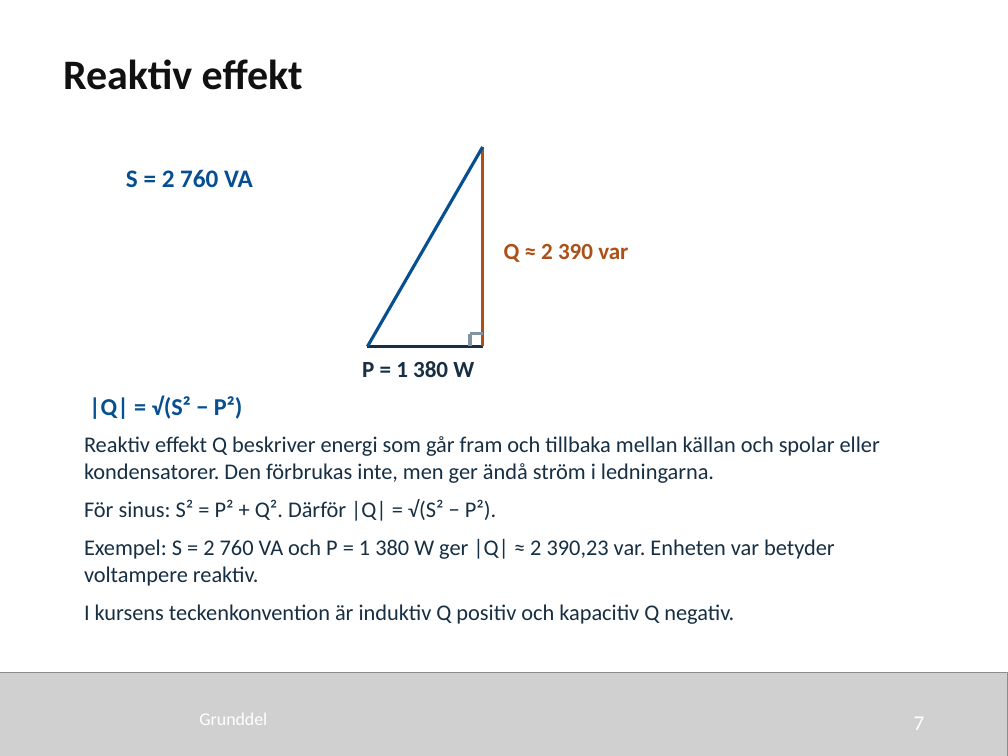
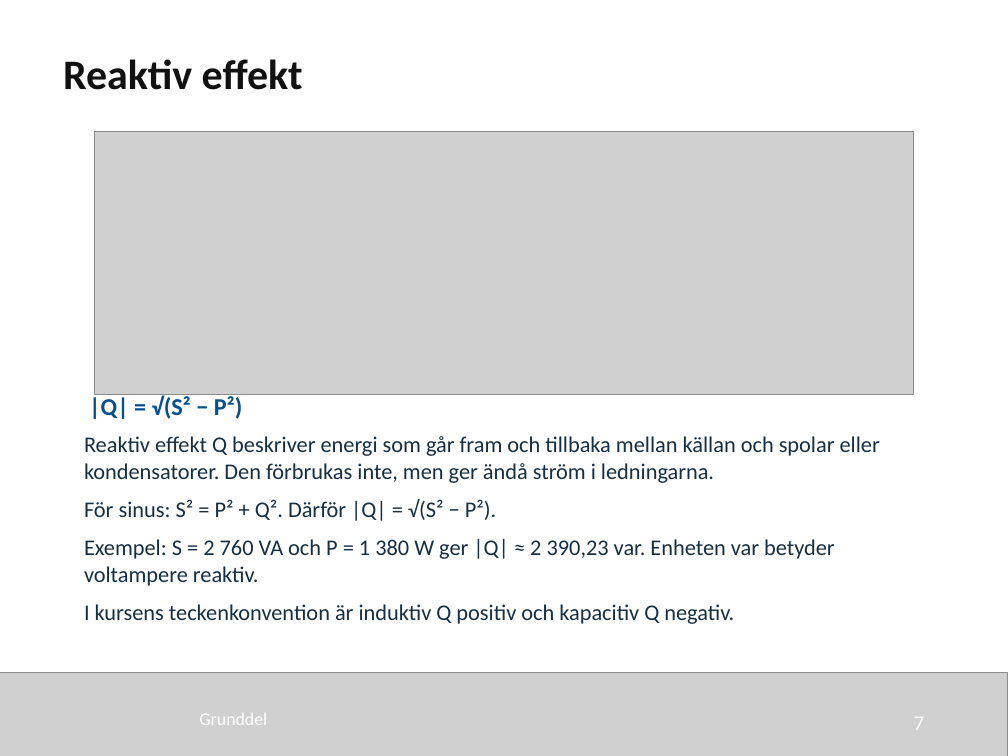
Before and after one commit to nj22az/nj22az.github.io, a slide deck: slide 7 of sjoskolan/vecka-40/aktuell/v40_03_Effekt_i_vaxelstromskretsar_elev.pptx. Drawn at 1008x756 pixels with LibreOffice and Linux fonts; fonts in the diff are those of the drawing; grey boxes stand for pictures. Boxes give left, top, right and bottom in pixels: in the first picture for what was removed or moved away, otherwise in the second. Text is boxed around its words. In the diff, an @@ line names an element or a change of style, - is before the commit and + after.

```diff
--- a/sjoskolan/vecka-40/aktuell/v40_03_Effekt_i_vaxelstromskretsar_elev.pptx
+++ b/sjoskolan/vecka-40/aktuell/v40_03_Effekt_i_vaxelstromskretsar_elev.pptx
@@ picture added at (95, 131, 913, 394) @@
@@ freeform shape removed at (368, 147, 483, 347) @@
@@ freeform shape removed at (483, 147, 484, 347) @@
@@ text removed at (126, 169, 253, 187) @@
-S = 2 760 VA
@@ text removed at (504, 244, 628, 262) @@
-Q ≈ 2 390 var
@@ freeform shape removed at (368, 347, 483, 348) @@
@@ freeform shape removed at (470, 334, 482, 335) @@
@@ freeform shape removed at (470, 334, 471, 346) @@
@@ text removed at (362, 361, 474, 377) @@
-P = 1 380 W
```
Also in this commit, not shown: 47 other files.
